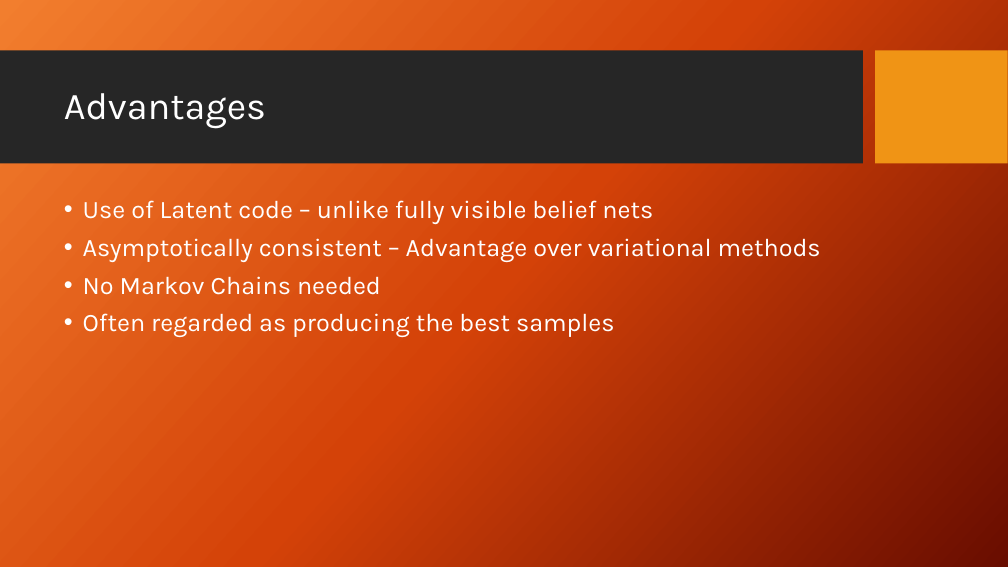
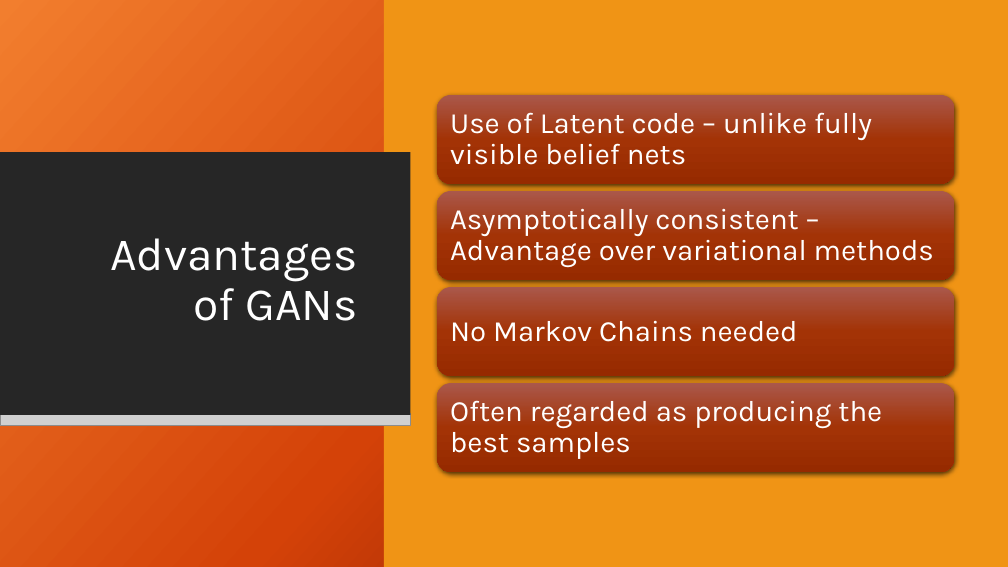
Before and after one commit to agx01/gans_presentation, a slide deck: slide 9 of GANs_Presentation.pptx (slide 8 before the commit). Drawn at 1008x567 pixels with LibreOffice and Linux fonts; fonts in the diff are those of the drawing; grey boxes stand for pictures; background and template pictures are left out. Boxes give left, top, right and bottom in pixels: in the first picture for what was removed or moved away, otherwise in the second. Text is boxed around its words. In the diff, an @@ line names an element or a change of style, - is before the commit and + after.

```diff
--- a/GANs_Presentation.pptx
+++ b/GANs_Presentation.pptx
@@ rectangle added at bbox=[0, 0, 1008, 567], fill gradient #F18031 to #D54209 to #6A0D00 @@
@@ rectangle added at bbox=[384, 0, 1008, 567], fill #F09415 @@
@@ rectangle added at bbox=[0, 152, 411, 415], fill #262626 @@
@@ text removed at bbox=[83, 200, 821, 337] @@
-• Use of Latent code – unlike fully visible belief nets
-• Asymptotically consistent – Advantage over variational methods
-• No Markov Chains needed
-• Often regarded as producing the best samples
@@ title at bbox=[110, 238, 357, 321]: text changed; size 36 to 44 pt @@
-Advantages
+Advantages of GANs
@@ picture added at bbox=[0, 414, 411, 426] @@
@@ group added at bbox=[437, 95, 955, 472]: 4 rounded rectangles, 4 texts @@
+Use of Latent code – unlike fully visible belief nets
+Asymptotically consistent – Advantage over variational methods
+No Markov Chains needed
+Often regarded as producing the best samples
```
Also in this commit, not shown: 6 other slides changed, 2 slides added.
